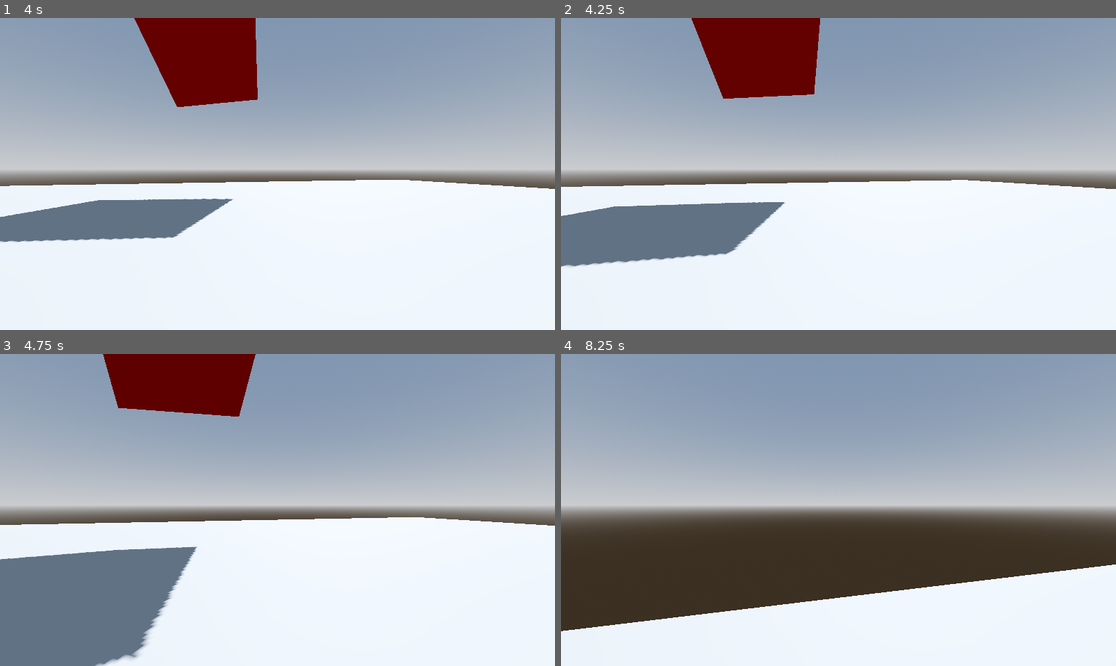
Above: before the commit, frames 1-4 (two rows, left to right).
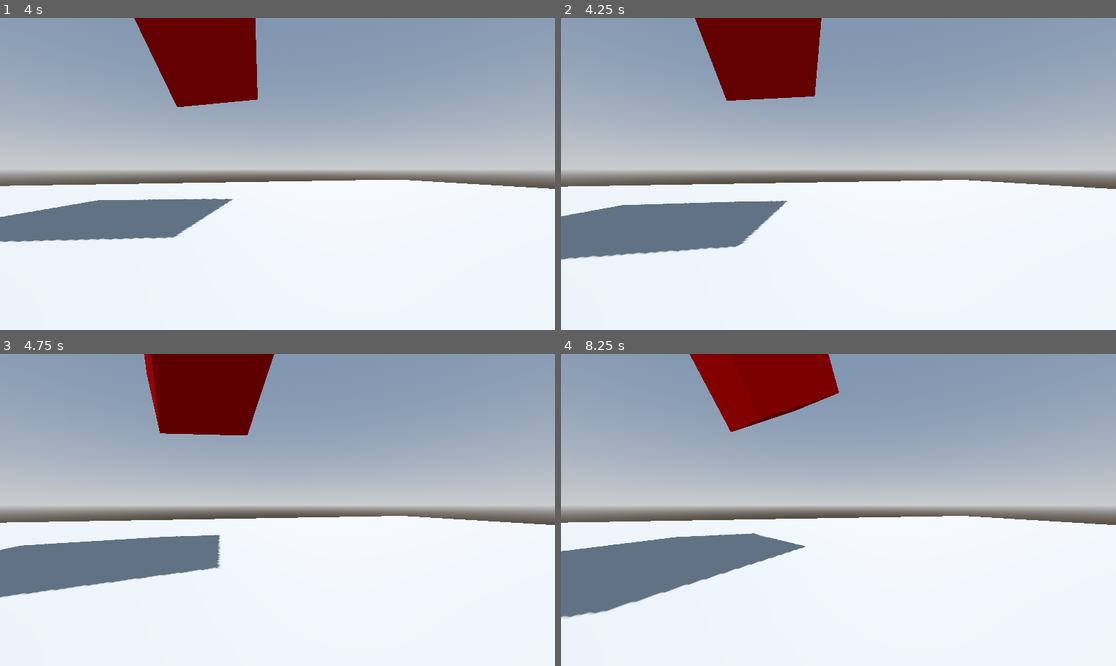
Above: after the commit, the same moments.

Repository: AJaxx86/maestro-cam
Game: Godot game, scene res://world.tscn
The game is run twice, just before and just after one commit, with the same random seed, the same clock (stepped at 60 frames per second) and the same inputs. The project has no main scene, so this scene is started directly.
Inputs (mouse positions are in pixels of both pictures, inside the frame that each line leads up to):
- Up to frame 1 (4 s): tap Enter at 0.5 s; move the mouse to (305, 174) at 0.52 s; hold W (forward) from 0.53 s (still down); tap Space (jump) at 0.77, 1.52, 3.02, 3.77 s; move the mouse to (249, 174) at 1.27 s; move the mouse to (288, 167) at 2.02 s; move the mouse to (271, 180) at 2.77 s; move the mouse to (316, 177) at 3.52 s
- Up to frame 2 (4.25 s): keep holding W (forward); tap Escape (pause) at 4.15 s
- Up to frame 3 (4.75 s): move the mouse to (111, 463) at 4.27 s; release W (forward) at 4.28 s; hold A (left) from 4.28 s (still down); tap Space (jump) at 4.52 s
- Up to frame 4 (8.25 s): move the mouse to (866, 510) at 5.02 s; release A (left) at 5.03 s; hold S (backward) 5.03-5.78 s; move the mouse to (755, 432) at 5.77 s; hold D (right) 5.78-6.53 s; tap Space (jump) at 6.02, 6.77, 7.52 s; move the mouse to (960, 494) at 6.52 s; hold W (forward) 6.53-7.28 s; move the mouse to (727, 525) at 7.27 s; hold D (right) 7.28-8.03 s; move the mouse to (894, 441) at 8.02 s; hold S (backward) from 8.03 s (still down)

Frame 1 is identical in both runs. In frame 2, 1.3% of the frame differs, in the area x 0-99%, y 0-80%; in frame 3, 13%; in frame 4, 30%, in the area x 0-100%, y 0-89%.

Commit message:
fixed moving while paused

Diff:
--- /dev/null
+++ b/maestro_cam/maestro_trigger.gd
@@ -0,0 +1,11 @@
+extends Area3D
+
+
+# Called when the node enters the scene tree for the first time.
+func _ready() -> void:
+	pass # Replace with function body.
+
+
+# Called every frame. 'delta' is the elapsed time since the previous frame.
+func _process(delta: float) -> void:
+	pass
--- a/player.gd
+++ b/player.gd
@@ -33,6 +33,8 @@
 		velocity += get_gravity() * delta
 
 	if is_paused:
+		velocity.x = move_toward(velocity.x, 0, speed)
+		velocity.z = move_toward(velocity.z, 0, speed)
 		move_and_slide()
 		return
 
Not shown, added: maestro_cam/maestro_trigger.gd.uid
